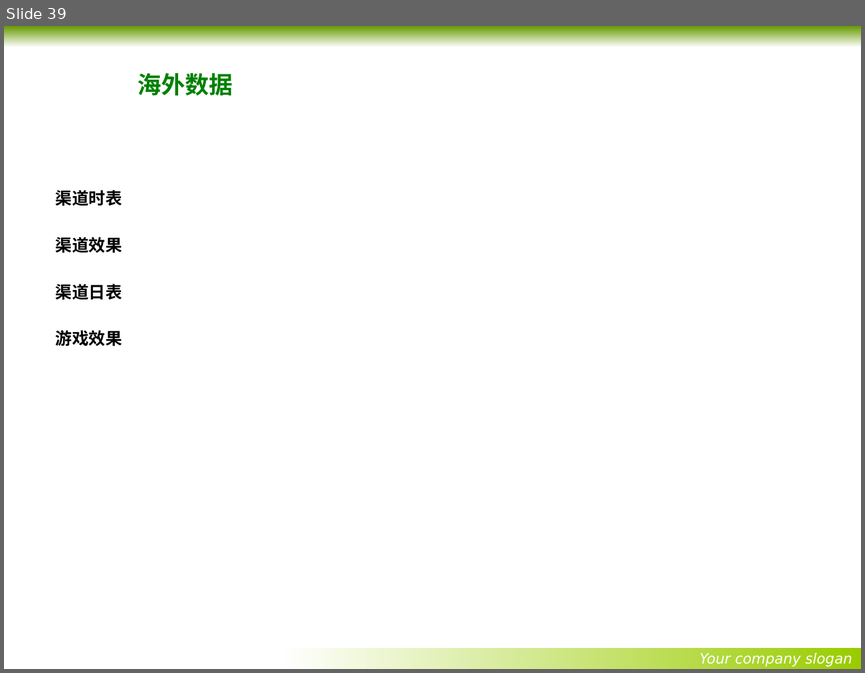
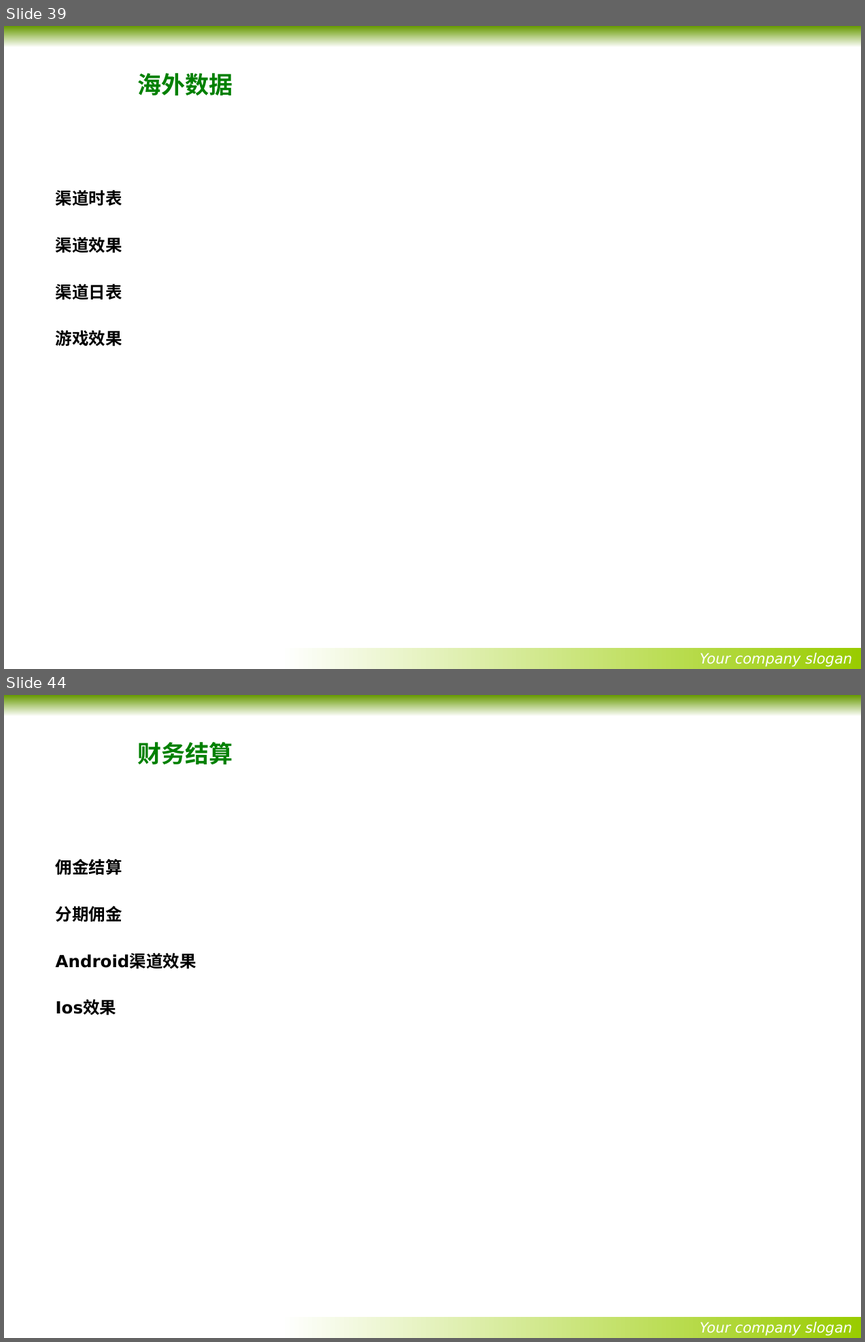
Before and after one commit to wangxiqunlucky/x-mind, a slide deck: youyun/优云项目讲解内容-最终正式版.pptx. Shown one above the other, each under a label of ours: slide 39 before the commit, slides 39 and 44 after it; the slides between them are not shown. The pictures are 865x673 and 865x1342 pixels, drawn with LibreOffice and Linux fonts; fonts in the diff are those of the drawing; background and template pictures are left out. Boxes give left, top, right and bottom in pixels: in the first picture for what was removed or moved away, otherwise in the second. Text is boxed around its words. In the diff, an @@ line names an element or a change of style, - is before the commit and + after.

```diff
--- a/youyun/优云项目讲解内容-最终正式版.pptx
+++ b/youyun/优云项目讲解内容-最终正式版.pptx
@@ slide 44 added at [4, 695, 861, 1338], background picture (left out); not listed: 2 template elements that a slide beside it also shows @@
@@ title added at [137, 742, 232, 764], 20 pt, text #008000, bold @@
+财务结算
@@ text added at [56, 859, 196, 1015], 14 pt, text #000000, bold @@
+佣金结算
+分期佣金
+Android渠道效果
+Ios效果
```
Also in this commit, not shown: 1 slide changed, 15 other slides added, 7 slides removed, 1 other file.
